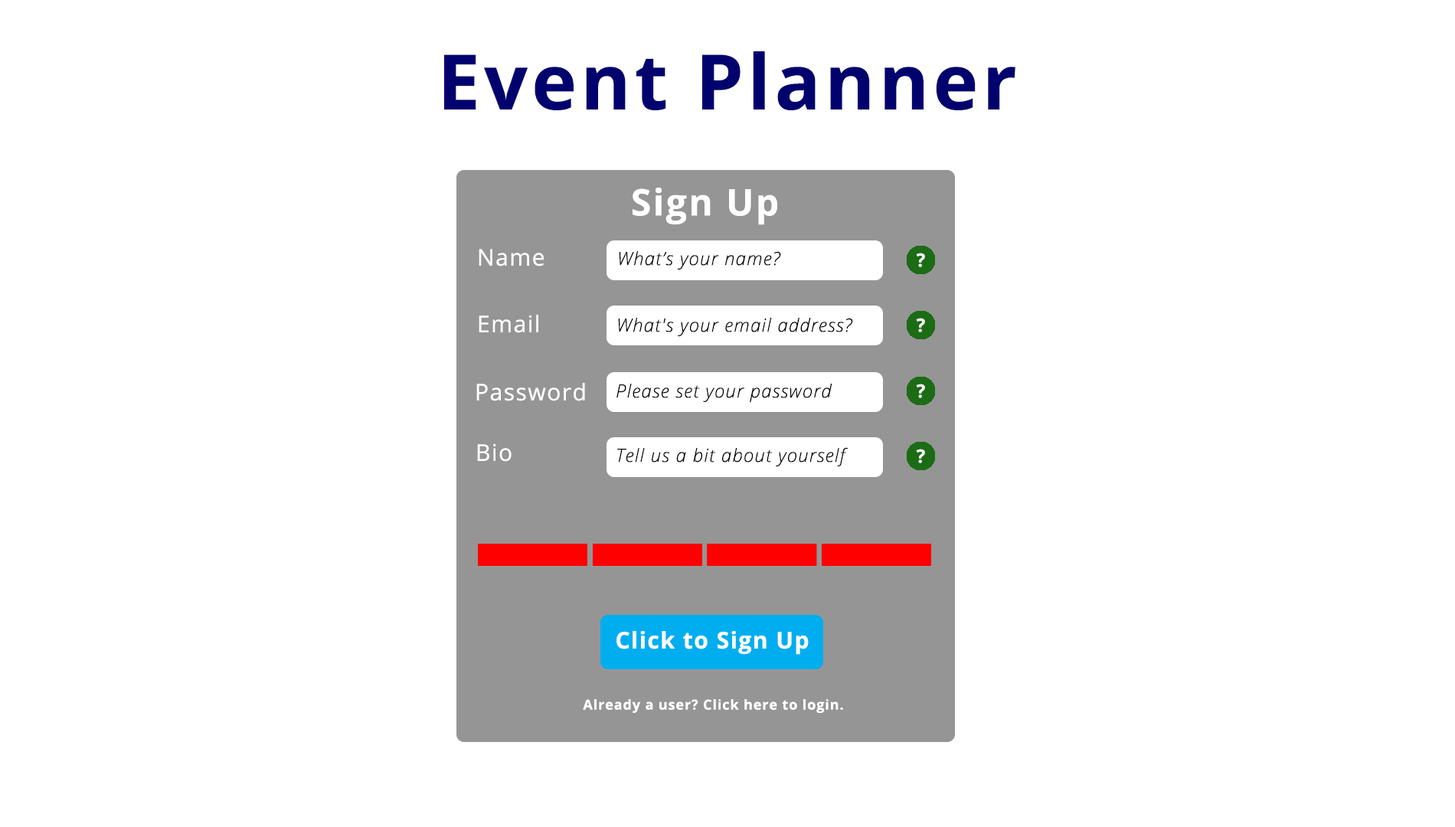
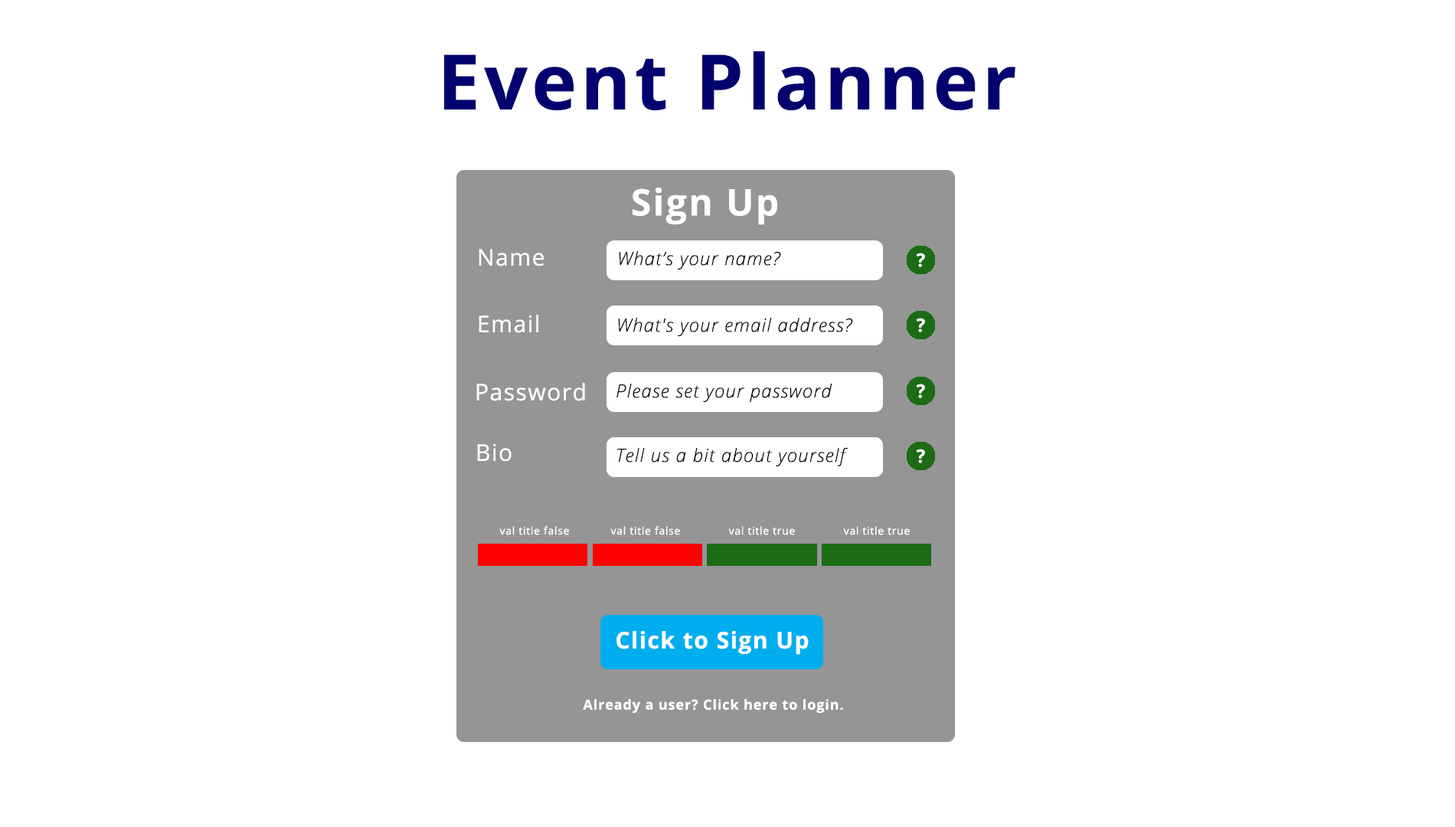
Before/after of a 1455px x 827px layered artwork. What changed in the layer stack:
added layer "val title true copy" above "val title true" over bbox(843, 526, 910, 536)
added layer "val title true" above "val title false copy" over bbox(728, 526, 795, 536)
added layer "val title false copy" above "val title false" over bbox(610, 526, 681, 536)
added layer "val title false" above "Rectangle 1 copy 2" over bbox(499, 526, 569, 536)
painted on "Rectangle 1 copy 2" (1st of 2) over bbox(821, 543, 932, 566)
painted on "Rectangle 1 copy 2" (2nd of 2) over bbox(706, 543, 818, 566)
